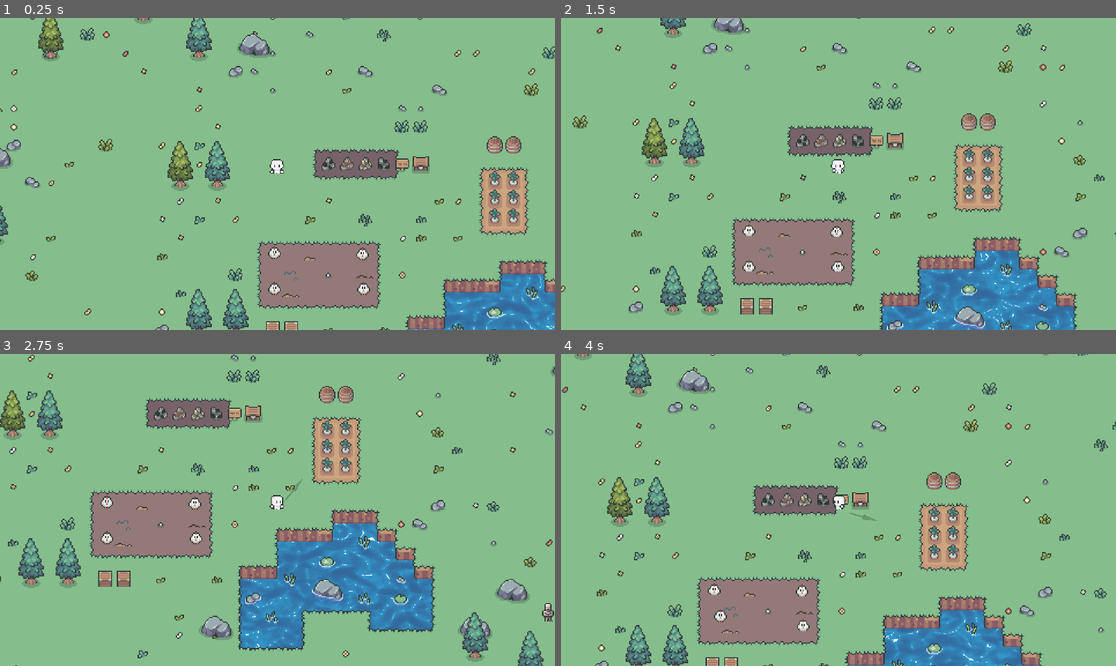
Above: before the commit, frames 1-4 (two rows, left to right).
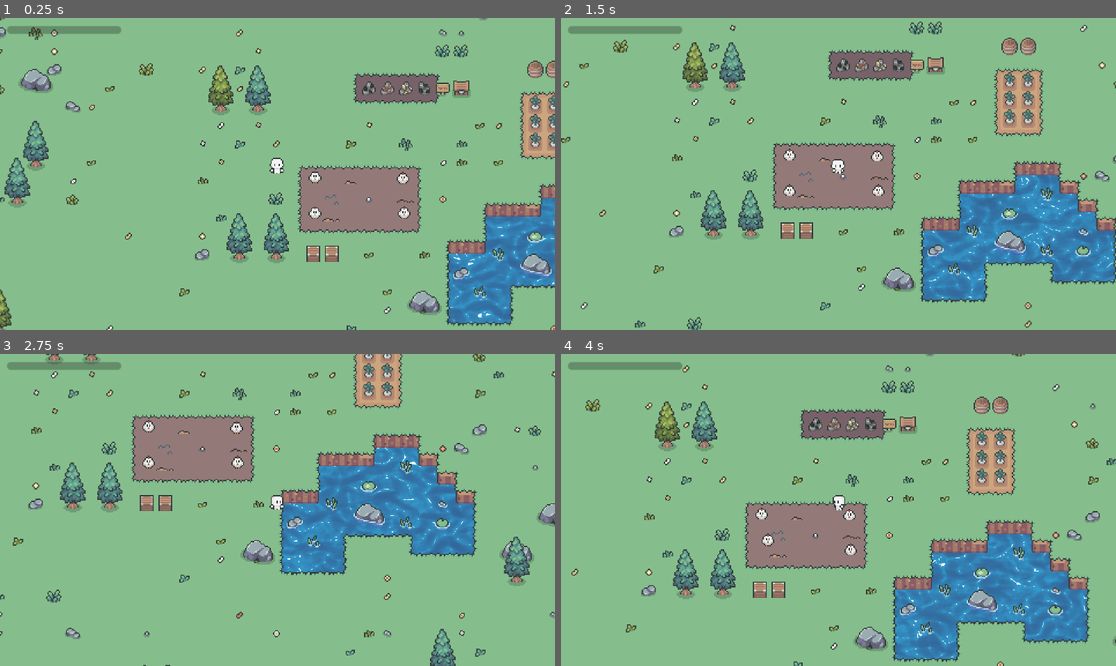
Above: after the commit, the same moments.

Repository: Lord-of-Madness/GameJam2024
Game: Godot game, scene res://Scenes/main_game.tscn
The game is run twice, just before and just after one commit, with the same random seed, the same clock (stepped at 60 frames per second) and the same inputs. The engine's default icon, where the game draws it, is replaced by a stand-in: a white triangle on a blue panel in a dark square.
Inputs (mouse positions are in pixels of both pictures, inside the frame that each line leads up to):
- Up to frame 1 (0.25 s): no input
- Up to frame 2 (1.5 s): tap Enter at 0.5 s; move the mouse to (960, 158) at 0.52 s; hold D (right) 0.53-1.28 s; hold Right mouse button (Aim) 0.53-1.28 s; click (960, 158) at 0.67 s; move the mouse to (727, 189) at 1.27 s; hold S (down) from 1.28 s (still down); right-click (727, 189) at 1.35 s
- Up to frame 3 (2.75 s): move the mouse to (333, 441) at 2.02 s; release S (down) at 2.03 s; hold D (right) from 2.03 s (still down); hold Right mouse button (Aim) from 2.03 s (still down)
- Up to frame 4 (4 s): move the mouse to (810, 572) at 2.77 s; release D (right) at 2.78 s; release Right mouse button (Aim) at 2.78 s; hold W (up) 2.78-3.53 s; right-click (810, 572) at 2.85 s; click (810, 572) at 2.92 s; move the mouse to (1005, 556) at 3.52 s; hold A (left) from 3.53 s (still down); hold Right mouse button (Aim) from 3.53 s (still down)

The runs differ from the first frame. In frame 1, 31% of the frame differs, in the area x 0-100%, y 0-100%; in frame 2, 37%; in frame 3, 39%; in frame 4, 35%.
Error after the commit: Invalid access to property or key 'death_signal' on a base object of type 'null instance'. (res://Scripts/enemy.gd:25)

Commit message:
night fades

Diff:
--- a/Characters/Base_character.tscn
+++ b/Characters/Base_character.tscn
@@ -295,16 +295,16 @@
 "speed": 15.0
 }, {
 "frames": [{
-"duration": 1.0,
+"duration": 2.0,
 "texture": SubResource("AtlasTexture_g0sk2")
 }, {
-"duration": 1.0,
+"duration": 2.0,
 "texture": SubResource("AtlasTexture_bwnxv")
 }, {
-"duration": 1.0,
+"duration": 2.0,
 "texture": SubResource("AtlasTexture_2st83")
 }, {
-"duration": 1.0,
+"duration": 2.0,
 "texture": SubResource("AtlasTexture_qaym7")
 }],
 "loop": true,
--- /dev/null
+++ b/Scenes/Dark.tscn
@@ -0,0 +1,56 @@
+[gd_scene load_steps=4 format=3 uid="uid://dllvdr44qyxyh"]
+
+[sub_resource type="Animation" id="Animation_ch5ld"]
+resource_name = "fade"
+tracks/0/type = "value"
+tracks/0/imported = false
+tracks/0/enabled = true
+tracks/0/path = NodePath("Control/ColorRect:color")
+tracks/0/interp = 1
+tracks/0/loop_wrap = true
+tracks/0/keys = {
+"times": PackedFloat32Array(0, 1),
+"transitions": PackedFloat32Array(1, 1),
+"update": 0,
+"values": [Color(0, 0, 0, 0), Color(0, 0, 0, 0.470588)]
+}
+
+[sub_resource type="Animation" id="Animation_13afr"]
+length = 0.001
+tracks/0/type = "value"
+tracks/0/imported = false
+tracks/0/enabled = true
+tracks/0/path = NodePath("Control/ColorRect:color")
+tracks/0/interp = 1
+tracks/0/loop_wrap = true
+tracks/0/keys = {
+"times": PackedFloat32Array(0),
+"transitions": PackedFloat32Array(1),
+"update": 0,
+"values": [Color(0, 0, 0, 0)]
+}
+
+[sub_resource type="AnimationLibrary" id="AnimationLibrary_mc43v"]
+_data = {
+"RESET": SubResource("Animation_13afr"),
+"fade": SubResource("Animation_ch5ld")
+}
+
+[node name="Dark" type="CanvasLayer"]
+
+[node name="Control" type="Control" parent="."]
+layout_mode = 3
+anchors_preset = 0
+offset_right = 1920.0
+offset_bottom = 1080.0
+
+[node name="ColorRect" type="ColorRect" parent="Control"]
+layout_mode = 0
+offset_right = 1920.0
+offset_bottom = 1080.0
+color = Color(0, 0, 0, 0)
+
+[node name="AnimationPlayer" type="AnimationPlayer" parent="."]
+libraries = {
+"": SubResource("AnimationLibrary_mc43v")
+}
--- a/Scenes/main_game.gd
+++ b/Scenes/main_game.gd
@@ -1,6 +1,7 @@
 extends Node2D
 
 var Progress:ProgressBar
+var Darkness:CanvasLayer
 @onready var time:Timer = $Timer
 @export var daylenght = 10
 @export var nigthlenght = 10
@@ -12,6 +13,7 @@
 # Called when the node enters the scene tree for the first time.
 func _ready() -> void:
 	Progress = get_node("CanvasLayer/Control/ProgressBar")
+	Darkness = get_node("Dark")
 	%BaseCharacter.position = $SpawnPoint.position
 	%BaseCharacter.death_signal.connect(revive_player)
 	Progress.offset_top = -37
@@ -42,7 +44,9 @@
 	twenn.tween_property(Progress,"offset_top",7,1.5)
 	twenn.parallel()
 	twenn.tween_property(Progress,"offset_bottom",7,1.5)
-	twenn.parallel()
+
+	# Night fades in
+	$Dark.get_node("AnimationPlayer").play("fade")
 
 
 
@@ -60,6 +64,9 @@
 	twenn.parallel()
 	twenn.tween_property(Progress,"offset_bottom",-37,1.5)
 
+	# Night fades away
+	$Dark.get_node("AnimationPlayer").play_backwards("fade")
+
 func swapCycle():
 	get_node("CanvasLayer/Control/CycleAnnouncement").change_text(!day)
 	if day:
--- a/Scenes/main_game.tscn
+++ b/Scenes/main_game.tscn
@@ -9,9 +9,10 @@
 [ext_resource type="Shader" path="res://Scenes/Glitch.gdshader" id="5_wt5iu"]
 [ext_resource type="LabelSettings" uid="uid://bbm407nhinbqg" path="res://Scenes/LabelData/Pretty_Label.tres" id="6_wvree"]
 [ext_resource type="LabelSettings" uid="uid://bv2est1hx2aj2" path="res://Scenes/LabelData/Bloody_Label.tres" id="8_x2o6i"]
+[ext_resource type="PackedScene" uid="uid://dllvdr44qyxyh" path="res://Scenes/Dark.tscn" id="9_60ru0"]
 [ext_resource type="PackedScene" uid="uid://bwbscfbgtifl4" path="res://Characters/Base_character.tscn" id="9_kdaui"]
-[ext_resource type="AudioStream" uid="uid://bkokx2tgeumq8" path="res://Art/Music/Night-theme.mp3" id="10_4m1tr"]
-[ext_resource type="AudioStream" uid="uid://d15gueecn504r" path="res://Art/Music/Day-theme.mp3" id="11_gexmh"]
+[ext_resource type="AudioStream" uid="uid://sorb7g8ybcy6" path="res://Art/Music/Night-theme.mp3" id="10_4m1tr"]
+[ext_resource type="AudioStream" uid="uid://da7x66qerfu3a" path="res://Art/Music/Day-theme.mp3" id="11_gexmh"]
 
 [sub_resource type="StyleBoxFlat" id="StyleBoxFlat_dvggy"]
 bg_color = Color(1, 0, 0, 1)
@@ -124,13 +125,14 @@
 horizontal_alignment = 1
 vertical_alignment = 1
 
+[node name="Dark" parent="." instance=ExtResource("9_60ru0")]
+
 [node name="SpawnPoint" type="Node2D" parent="."]
 position = Vector2(-86.979, 28.4822)
 
 [node name="Timer" type="Timer" parent="."]
 
 [node name="BaseCharacter" parent="." instance=ExtResource("9_kdaui")]
-unique_name_in_owner = true
 position = Vector2(-122, 94)
 
 [node name="NightStreamPlayer" type="AudioStreamPlayer" parent="."]
Not shown: 1 places in Characters/Base_character.tscn that only renumber resources
Not shown: 1 places in Scenes/main_game.tscn that only renumber resources
